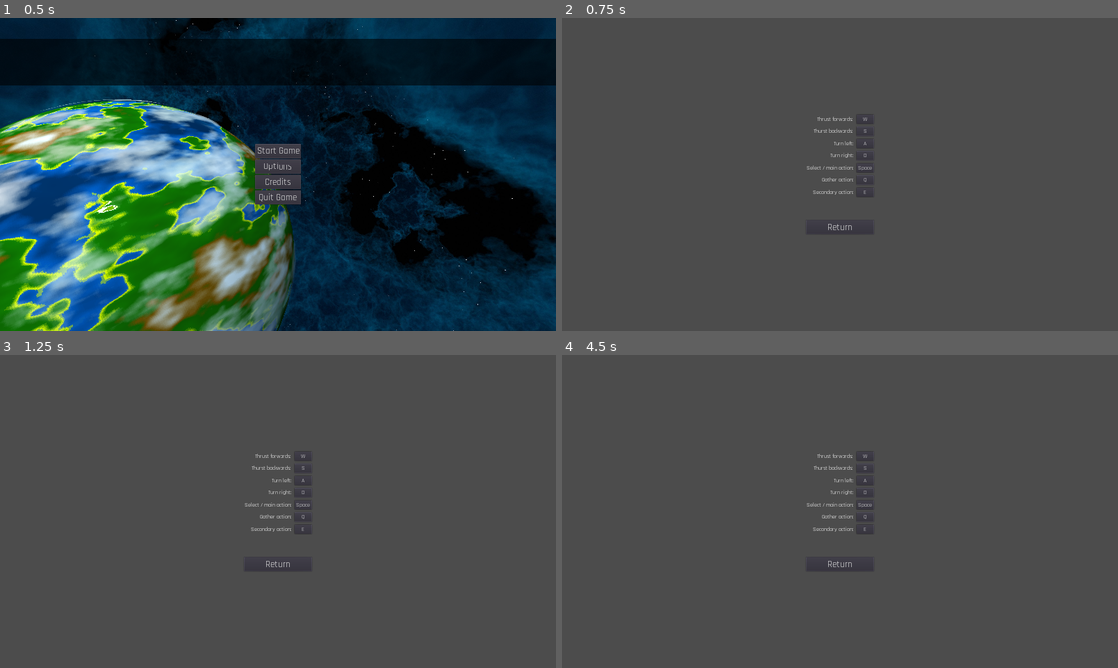
Above: before the commit, frames 1-4 (two rows, left to right).
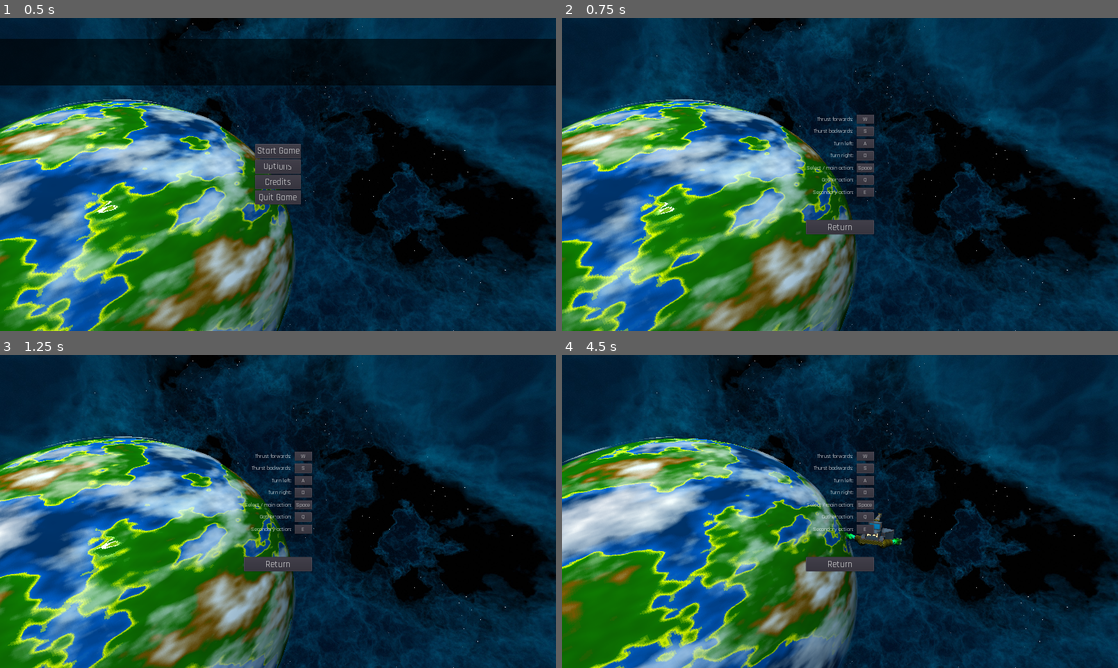
Above: after the commit, the same moments.

Repository: JestemStefan/GodotWildJam34-Towtreck
Game: Godot game, scene res://Menu/MainMenu.tscn
Same seed, same stepped clock (60 frames per second), same inputs: the game is played once before the commit and once after it. Sound files missing from this copy of the repository are replaced by a short silence.
Inputs (mouse positions are in pixels of both pictures, inside the frame that each line leads up to):
- Up to frame 1 (0.5 s): no input
- Up to frame 2 (0.75 s): click "Options" at 0.5 s
- Up to frame 3 (1.25 s): no input
- Up to frame 4 (4.5 s): tap Enter at 1.25 s; move the mouse to (962, 495) at 1.27 s; hold D (turn_right) 1.28-2.03 s; tap Space (select) at 1.35, 3.6 s; click (962, 495) at 1.42 s; move the mouse to (728, 527) at 2.02 s; hold S (thrust_backwards) 2.03-2.78 s; tap E (special) at 2.1 s; move the mouse to (895, 442) at 2.77 s; hold D (turn_right) 2.78-3.53 s; hold Q (succ) 2.78-3.53 s; move the mouse to (812, 574) at 3.52 s; hold S (thrust_backwards) 3.53-4.28 s; click (812, 574) at 3.67 s; move the mouse to (1006, 558) at 4.27 s; hold A (turn_left) from 4.28 s (still down); hold E (special) from 4.28 s (still down)

Frame 1 is identical in both runs. In frame 2, 98% of the frame differs, in the area x 0-100%, y 0-100%; in frame 3, 98%; in frame 4, 98%.

Commit message:
Added background for Credits and options

Diff:
--- a/Menu/Credits/Credits.tscn
+++ b/Menu/Credits/Credits.tscn
@@ -1,13 +1,75 @@
-[gd_scene load_steps=6 format=2]
+[gd_scene load_steps=32 format=2]
 
 [ext_resource path="res://Menu/Credits/Credits.gd" type="Script" id=1]
 [ext_resource path="res://UI/Rajdhani-Regular.ttf" type="DynamicFontData" id=2]
 [ext_resource path="res://UI/UILabelFontNormal.tres" type="DynamicFont" id=3]
 [ext_resource path="res://UI/UILabelFontHeader.tres" type="DynamicFont" id=4]
+[ext_resource path="res://art/TruckShip/TruckShip.obj" type="ArrayMesh" id=5]
+[ext_resource path="res://art/TruckShip/TruckShip_Crane.obj" type="ArrayMesh" id=6]
+[ext_resource path="res://art/TruckShip/TruckShip_Engine.obj" type="ArrayMesh" id=7]
+[ext_resource path="res://art/TruckShip/TruckShipTexture_Emission.jpg" type="Texture" id=8]
+[ext_resource path="res://art/Background/gwj34_background.jpg" type="Texture" id=9]
+[ext_resource path="res://art/TruckShip/TruckShip_Engine_Material.material" type="Material" id=10]
+[ext_resource path="res://art/Particles/EngineSmokeParticle.tres" type="Material" id=11]
+[ext_resource path="res://art/TruckShip/TruckShipTexture_Roughness.jpg" type="Texture" id=12]
+[ext_resource path="res://art/TruckShip/TruckShipTexture_Normal.jpg" type="Texture" id=13]
+[ext_resource path="res://art/TruckShip/TruckShip_Crane_Albedo.jpg" type="Texture" id=14]
+[ext_resource path="res://art/TruckShip/TruckShipTexture_Albedo.jpg" type="Texture" id=15]
+[ext_resource path="res://art/planet/PlanetMaterial.tres" type="Material" id=16]
+[ext_resource path="res://art/GodotHead/GodotHeadTexture_albedo.jpg" type="Texture" id=17]
+[ext_resource path="res://art/planet/CloudMaterial.tres" type="Material" id=18]
+[ext_resource path="res://art/GodotHead/GodotHead_3D.obj" type="ArrayMesh" id=19]
+[ext_resource path="res://src/MenuScene/Planet_Spinning.gd" type="Script" id=20]
 
 [sub_resource type="DynamicFont" id=1]
 size = 64
 font_data = ExtResource( 2 )
+
+[sub_resource type="PanoramaSky" id=2]
+panorama = ExtResource( 9 )
+
+[sub_resource type="Environment" id=3]
+background_mode = 2
+background_sky = SubResource( 2 )
+
+[sub_resource type="SphereMesh" id=4]
+
+[sub_resource type="SphereMesh" id=5]
+material = ExtResource( 18 )
+radius = 1.01
+height = 2.02
+
+[sub_resource type="SpatialMaterial" id=6]
+albedo_texture = ExtResource( 17 )
+
+[sub_resource type="SpatialMaterial" id=7]
+albedo_texture = ExtResource( 15 )
+roughness_texture = ExtResource( 12 )
+emission_enabled = true
+emission = Color( 1, 1, 1, 1 )
+emission_energy = 1.0
+emission_operator = 1
+emission_on_uv2 = false
+emission_texture = ExtResource( 8 )
+normal_enabled = true
+normal_scale = 1.0
+normal_texture = ExtResource( 13 )
+
+[sub_resource type="SpatialMaterial" id=8]
+albedo_texture = ExtResource( 14 )
+
+[sub_resource type="SphereMesh" id=9]
+radius = 0.5
+height = 1.0
+radial_segments = 8
+rings = 4
+
+[sub_resource type="Curve" id=10]
+_data = [ Vector2( 0, 0.425 ), 0.0, 0.0, 0, 0, Vector2( 0.318801, 0.579545 ), 0.0, 0.0, 0, 0, Vector2( 1, 0 ), 0.0521306, 0.0, 0, 0 ]
+
+[sub_resource type="Gradient" id=11]
+offsets = PoolRealArray( 0, 0.162791, 0.311047, 1 )
+colors = PoolColorArray( 0, 0.929688, 1, 1, 0, 1, 0.273438, 1, 0.00250244, 0.320313, 0, 1, 1, 1, 1, 1 )
 
 [node name="Credits" type="Control"]
 anchor_right = 1.0
@@ -157,4 +219,156 @@
 custom_fonts/font = ExtResource( 4 )
 text = "Return"
 
+[node name="Spatial" type="Spatial" parent="."]
+
+[node name="Camera" type="Camera" parent="Spatial"]
+transform = Transform( 1, 0, 0, 0, 1, 0, 0, 0, 1, 0, 0, 9.91688 )
+
+[node name="WorldEnvironment" type="WorldEnvironment" parent="Spatial"]
+environment = SubResource( 3 )
+
+[node name="DirectionalLight" type="DirectionalLight" parent="Spatial"]
+transform = Transform( 1, 0, 0, 0, 0.760372, 0.649488, 0, -0.649488, 0.760372, 0, 6.34604, 0 )
+
+[node name="Planet2" type="Spatial" parent="Spatial"]
+transform = Transform( 0.918446, -0.395546, 0, 0.395546, 0.918446, 0, 0, 0, 1, -13.3003, -8.09633, -13.5071 )
+script = ExtResource( 20 )
+
+[node name="Planet" type="MeshInstance" parent="Spatial/Planet2"]
+transform = Transform( 15, 0, 0, 0, 15, 0, 0, 0, 15, 0, 0, 0 )
+mesh = SubResource( 4 )
+material/0 = ExtResource( 16 )
+
+[node name="Clouds" type="MeshInstance" parent="Spatial/Planet2"]
+transform = Transform( 15, 0, 0, 0, 15, 0, 0, 0, 15, 0, 0, 0 )
+mesh = SubResource( 5 )
+material/0 = null
+
+[node name="Axis" type="Spatial" parent="Spatial/Planet2"]
+transform = Transform( -4.37114e-08, 0, 1, 0, 1, 0, -1, 0, -4.37114e-08, 0, 0, 0 )
+
+[node name="GodotHead" type="MeshInstance" parent="Spatial/Planet2/Axis"]
+transform = Transform( 1, 4.16373e-08, 3.57628e-07, -1.99638e-09, 1, -7.45058e-09, 0, -1.30653e-07, 1, 5.71994, 2.68442, -22.2241 )
+mesh = ExtResource( 19 )
+material/0 = SubResource( 6 )
+
+[node name="Car" type="Spatial" parent="Spatial/Planet2/Axis"]
+transform = Transform( -0.419996, 0.249888, 0.872445, 0.467498, 0.883551, -0.0280145, -0.777849, 0.3961, -0.487909, 32.8427, -6.43978, -4.49555 )
+
+[node name="ShipMesh" type="Spatial" parent="Spatial/Planet2/Axis/Car"]
+
+[node name="MainBody" type="MeshInstance" parent="Spatial/Planet2/Axis/Car/ShipMesh"]
+transform = Transform( 3, 0, 0, 0, 3, 0, 0, 0, 3, 0, 0, 0 )
+mesh = ExtResource( 5 )
+material/0 = SubResource( 7 )
+
+[node name="Crane" type="MeshInstance" parent="Spatial/Planet2/Axis/Car/ShipMesh"]
+transform = Transform( 3, 0, 0, 0, 3, 0, 0, 0, 3, 0, 2.76861, 2.77199 )
+mesh = ExtResource( 6 )
+material/0 = SubResource( 8 )
+
+[node name="Engines" type="Spatial" parent="Spatial/Planet2/Axis/Car/ShipMesh"]
+
+[node name="Engine_Back1" type="MeshInstance" parent="Spatial/Planet2/Axis/Car/ShipMesh/Engines"]
+transform = Transform( 3, 0, 0, 0, 3, 0, 0, 0, 3, -2.49213, 0.450202, 4.04845 )
+mesh = ExtResource( 7 )
+material/0 = ExtResource( 10 )
+
+[node name="EngineSmoke" type="CPUParticles" parent="Spatial/Planet2/Axis/Car/ShipMesh/Engines/Engine_Back1"]
+transform = Transform( 1, 0, 0, 0, 1, 0, 0, 0, 1, 0, 0, 0.746829 )
+material_override = ExtResource( 11 )
+amount = 128
+lifetime = 0.5
+explosiveness = 0.2
+randomness = 0.02
+local_coords = false
+mesh = SubResource( 9 )
+direction = Vector3( 0, 0, 1 )
+spread = 5.0
+gravity = Vector3( 0, 0, 0 )
+initial_velocity = 10.0
+damping = 50.0
+scale_amount = 2.0
+scale_amount_random = 1.0
+scale_amount_curve = SubResource( 10 )
+color_ramp = SubResource( 11 )
+
+[node name="Engine_Back2" type="MeshInstance" parent="Spatial/Planet2/Axis/Car/ShipMesh/Engines"]
+transform = Transform( 3, 0, 0, 0, 3, 0, 0, 0, 3, 2.492, 0.45, 4.048 )
+mesh = ExtResource( 7 )
+material/0 = ExtResource( 10 )
+
+[node name="EngineSmoke2" type="CPUParticles" parent="Spatial/Planet2/Axis/Car/ShipMesh/Engines/Engine_Back2"]
+transform = Transform( 1, 0, 0, 0, 1, 0, 0, 0, 1, 0, 0, 0.746829 )
+material_override = ExtResource( 11 )
+amount = 128
+lifetime = 0.5
+explosiveness = 0.1
+local_coords = false
+mesh = SubResource( 9 )
+direction = Vector3( 0, 0, 1 )
+spread = 5.0
+gravity = Vector3( 0, 0, 0 )
+initial_velocity = 10.0
+damping = 50.0
+scale_amount = 2.0
+scale_amount_random = 1.0
+scale_amount_curve = SubResource( 10 )
+color_ramp = SubResource( 11 )
+__meta__ = {
+"_editor_description_": ""
+}
+
+[node name="Engine_Front1" type="MeshInstance" parent="Spatial/Planet2/Axis/Car/ShipMesh/Engines"]
+transform = Transform( 2.45746, 0, -1.72073, 0, 3, 0, 1.72073, 0, 2.45746, -2, 0.00973618, -4 )
+mesh = ExtResource( 7 )
+material/0 = ExtResource( 10 )
+
+[node name="EngineSmoke3" type="CPUParticles" parent="Spatial/Planet2/Axis/Car/ShipMesh/Engines/Engine_Front1"]
+transform = Transform( 1, 0, 0, 0, 1, 0, 0, 0, 1, 0, 0, 0.746829 )
+material_override = ExtResource( 11 )
+amount = 128
+lifetime = 0.5
+explosiveness = 0.1
+local_coords = false
+mesh = SubResource( 9 )
+direction = Vector3( 0, 0, 1 )
+spread = 5.0
+gravity = Vector3( 0, 0, 0 )
+initial_velocity = 10.0
+damping = 50.0
+scale_amount = 2.0
+scale_amount_random = 1.0
+scale_amount_curve = SubResource( 10 )
+color_ramp = SubResource( 11 )
+__meta__ = {
+"_editor_description_": ""
+}
+
+[node name="Engine_Front2" type="MeshInstance" parent="Spatial/Planet2/Axis/Car/ShipMesh/Engines"]
+transform = Transform( 2.45746, 0, 1.72073, 0, 3, 0, -1.72073, 0, 2.45746, 2, 0.00973618, -4 )
+mesh = ExtResource( 7 )
+material/0 = ExtResource( 10 )
+
+[node name="EngineSmoke4" type="CPUParticles" parent="Spatial/Planet2/Axis/Car/ShipMesh/Engines/Engine_Front2"]
+transform = Transform( 1, 0, 0, 0, 1, 0, 0, 0, 1, 0, 0, 0.746829 )
+material_override = ExtResource( 11 )
+amount = 128
+lifetime = 0.5
+explosiveness = 0.1
+local_coords = false
+mesh = SubResource( 9 )
+direction = Vector3( 0, 0, 1 )
+spread = 5.0
+gravity = Vector3( 0, 0, 0 )
+initial_velocity = 10.0
+damping = 50.0
+scale_amount = 2.0
+scale_amount_random = 1.0
+scale_amount_curve = SubResource( 10 )
+color_ramp = SubResource( 11 )
+__meta__ = {
+"_editor_description_": ""
+}
+
 [connection signal="pressed" from="CenterContainer/VBoxContainer/ReturnButton" to="." method="_onReturnButtonPressed"]
--- a/Menu/Options/Options.tscn
+++ b/Menu/Options/Options.tscn
@@ -1,10 +1,72 @@
-[gd_scene load_steps=6 format=2]
+[gd_scene load_steps=32 format=2]
 
 [ext_resource path="res://Menu/Options/VolumeSlider.tscn" type="PackedScene" id=1]
 [ext_resource path="res://Menu/Options/RebindableAction.tscn" type="PackedScene" id=2]
 [ext_resource path="res://Menu/Options/ReturnButton.gd" type="Script" id=3]
 [ext_resource path="res://UI/UILabelFontNormal.tres" type="DynamicFont" id=4]
 [ext_resource path="res://UI/UILabelFontHeader.tres" type="DynamicFont" id=5]
+[ext_resource path="res://art/TruckShip/TruckShip.obj" type="ArrayMesh" id=6]
+[ext_resource path="res://art/TruckShip/TruckShip_Crane.obj" type="ArrayMesh" id=7]
+[ext_resource path="res://art/TruckShip/TruckShip_Engine.obj" type="ArrayMesh" id=8]
+[ext_resource path="res://art/TruckShip/TruckShipTexture_Emission.jpg" type="Texture" id=9]
+[ext_resource path="res://art/Background/gwj34_background.jpg" type="Texture" id=10]
+[ext_resource path="res://art/TruckShip/TruckShip_Engine_Material.material" type="Material" id=11]
+[ext_resource path="res://art/Particles/EngineSmokeParticle.tres" type="Material" id=12]
+[ext_resource path="res://art/TruckShip/TruckShipTexture_Roughness.jpg" type="Texture" id=13]
+[ext_resource path="res://art/TruckShip/TruckShipTexture_Normal.jpg" type="Texture" id=14]
+[ext_resource path="res://art/TruckShip/TruckShip_Crane_Albedo.jpg" type="Texture" id=15]
+[ext_resource path="res://art/TruckShip/TruckShipTexture_Albedo.jpg" type="Texture" id=16]
+[ext_resource path="res://art/planet/PlanetMaterial.tres" type="Material" id=17]
+[ext_resource path="res://art/GodotHead/GodotHeadTexture_albedo.jpg" type="Texture" id=18]
+[ext_resource path="res://art/planet/CloudMaterial.tres" type="Material" id=19]
+[ext_resource path="res://art/GodotHead/GodotHead_3D.obj" type="ArrayMesh" id=20]
+[ext_resource path="res://src/MenuScene/Planet_Spinning.gd" type="Script" id=21]
+
+[sub_resource type="PanoramaSky" id=1]
+panorama = ExtResource( 10 )
+
+[sub_resource type="Environment" id=2]
+background_mode = 2
+background_sky = SubResource( 1 )
+
+[sub_resource type="SphereMesh" id=3]
+
+[sub_resource type="SphereMesh" id=4]
+material = ExtResource( 19 )
+radius = 1.01
+height = 2.02
+
+[sub_resource type="SpatialMaterial" id=5]
+albedo_texture = ExtResource( 18 )
+
+[sub_resource type="SpatialMaterial" id=6]
+albedo_texture = ExtResource( 16 )
+roughness_texture = ExtResource( 13 )
+emission_enabled = true
+emission = Color( 1, 1, 1, 1 )
+emission_energy = 1.0
+emission_operator = 1
+emission_on_uv2 = false
+emission_texture = ExtResource( 9 )
+normal_enabled = true
+normal_scale = 1.0
+normal_texture = ExtResource( 14 )
+
+[sub_resource type="SpatialMaterial" id=7]
+albedo_texture = ExtResource( 15 )
+
+[sub_resource type="SphereMesh" id=8]
+radius = 0.5
+height = 1.0
+radial_segments = 8
+rings = 4
+
+[sub_resource type="Curve" id=9]
+_data = [ Vector2( 0, 0.425 ), 0.0, 0.0, 0, 0, Vector2( 0.318801, 0.579545 ), 0.0, 0.0, 0, 0, Vector2( 1, 0 ), 0.0521306, 0.0, 0, 0 ]
+
+[sub_resource type="Gradient" id=10]
+offsets = PoolRealArray( 0, 0.162791, 0.311047, 1 )
+colors = PoolColorArray( 0, 0.929688, 1, 1, 0, 1, 0.273438, 1, 0.00250244, 0.320313, 0, 1, 1, 1, 1, 1 )
 
 [node name="MarginContainer" type="CenterContainer"]
 anchor_right = 1.0
@@ -15,10 +77,10 @@
 }
 
 [node name="HotkeysContainer" type="VBoxContainer" parent="."]
-margin_left = 522.0
-margin_top = 154.0
-margin_right = 758.0
-margin_bottom = 566.0
+margin_left = 842.0
+margin_top = 334.0
+margin_right = 1078.0
+margin_bottom = 746.0
 custom_constants/separation = 80
 
 [node name="VolumeContainer" type="VBoxContainer" parent="HotkeysContainer"]
@@ -179,6 +241,158 @@
 text = "Return"
 script = ExtResource( 3 )
 
+[node name="Spatial" type="Spatial" parent="."]
+
+[node name="Camera" type="Camera" parent="Spatial"]
+transform = Transform( 1, 0, 0, 0, 1, 0, 0, 0, 1, 0, 0, 9.91688 )
+
+[node name="WorldEnvironment" type="WorldEnvironment" parent="Spatial"]
+environment = SubResource( 2 )
+
+[node name="DirectionalLight" type="DirectionalLight" parent="Spatial"]
+transform = Transform( 1, 0, 0, 0, 0.760372, 0.649488, 0, -0.649488, 0.760372, 0, 6.34604, 0 )
+
+[node name="Planet2" type="Spatial" parent="Spatial"]
+transform = Transform( 0.918446, -0.395546, 0, 0.395546, 0.918446, 0, 0, 0, 1, -13.3003, -8.09633, -13.5071 )
+script = ExtResource( 21 )
+
+[node name="Planet" type="MeshInstance" parent="Spatial/Planet2"]
+transform = Transform( 15, 0, 0, 0, 15, 0, 0, 0, 15, 0, 0, 0 )
+mesh = SubResource( 3 )
+material/0 = ExtResource( 17 )
+
+[node name="Clouds" type="MeshInstance" parent="Spatial/Planet2"]
+transform = Transform( 15, 0, 0, 0, 15, 0, 0, 0, 15, 0, 0, 0 )
+mesh = SubResource( 4 )
+material/0 = null
+
+[node name="Axis" type="Spatial" parent="Spatial/Planet2"]
+transform = Transform( -4.37114e-08, 0, 1, 0, 1, 0, -1, 0, -4.37114e-08, 0, 0, 0 )
+
+[node name="GodotHead" type="MeshInstance" parent="Spatial/Planet2/Axis"]
+transform = Transform( 1, 4.16373e-08, 3.57628e-07, -1.99638e-09, 1, -7.45058e-09, 0, -1.30653e-07, 1, 5.71994, 2.68442, -22.2241 )
+mesh = ExtResource( 20 )
+material/0 = SubResource( 5 )
+
+[node name="Car" type="Spatial" parent="Spatial/Planet2/Axis"]
+transform = Transform( -0.419996, 0.249888, 0.872445, 0.467498, 0.883551, -0.0280145, -0.777849, 0.3961, -0.487909, 32.8427, -6.43978, -4.49555 )
+
+[node name="ShipMesh" type="Spatial" parent="Spatial/Planet2/Axis/Car"]
+
+[node name="MainBody" type="MeshInstance" parent="Spatial/Planet2/Axis/Car/ShipMesh"]
+transform = Transform( 3, 0, 0, 0, 3, 0, 0, 0, 3, 0, 0, 0 )
+mesh = ExtResource( 6 )
+material/0 = SubResource( 6 )
+
+[node name="Crane" type="MeshInstance" parent="Spatial/Planet2/Axis/Car/ShipMesh"]
+transform = Transform( 3, 0, 0, 0, 3, 0, 0, 0, 3, 0, 2.76861, 2.77199 )
+mesh = ExtResource( 7 )
+material/0 = SubResource( 7 )
+
+[node name="Engines" type="Spatial" parent="Spatial/Planet2/Axis/Car/ShipMesh"]
+
+[node name="Engine_Back1" type="MeshInstance" parent="Spatial/Planet2/Axis/Car/ShipMesh/Engines"]
+transform = Transform( 3, 0, 0, 0, 3, 0, 0, 0, 3, -2.49213, 0.450202, 4.04845 )
+mesh = ExtResource( 8 )
+material/0 = ExtResource( 11 )
+
+[node name="EngineSmoke" type="CPUParticles" parent="Spatial/Planet2/Axis/Car/ShipMesh/Engines/Engine_Back1"]
+transform = Transform( 1, 0, 0, 0, 1, 0, 0, 0, 1, 0, 0, 0.746829 )
+material_override = ExtResource( 12 )
+amount = 128
+lifetime = 0.5
+explosiveness = 0.2
+randomness = 0.02
+local_coords = false
+mesh = SubResource( 8 )
+direction = Vector3( 0, 0, 1 )
+spread = 5.0
+gravity = Vector3( 0, 0, 0 )
+initial_velocity = 10.0
+damping = 50.0
+scale_amount = 2.0
+scale_amount_random = 1.0
+scale_amount_curve = SubResource( 9 )
+color_ramp = SubResource( 10 )
+
+[node name="Engine_Back2" type="MeshInstance" parent="Spatial/Planet2/Axis/Car/ShipMesh/Engines"]
+transform = Transform( 3, 0, 0, 0, 3, 0, 0, 0, 3, 2.492, 0.45, 4.048 )
+mesh = ExtResource( 8 )
+material/0 = ExtResource( 11 )
+
+[node name="EngineSmoke2" type="CPUParticles" parent="Spatial/Planet2/Axis/Car/ShipMesh/Engines/Engine_Back2"]
+transform = Transform( 1, 0, 0, 0, 1, 0, 0, 0, 1, 0, 0, 0.746829 )
+material_override = ExtResource( 12 )
+amount = 128
+lifetime = 0.5
+explosiveness = 0.1
+local_coords = false
+mesh = SubResource( 8 )
+direction = Vector3( 0, 0, 1 )
+spread = 5.0
+gravity = Vector3( 0, 0, 0 )
+initial_velocity = 10.0
+damping = 50.0
+scale_amount = 2.0
+scale_amount_random = 1.0
+scale_amount_curve = SubResource( 9 )
+color_ramp = SubResource( 10 )
+__meta__ = {
+"_editor_description_": ""
+}
+
+[node name="Engine_Front1" type="MeshInstance" parent="Spatial/Planet2/Axis/Car/ShipMesh/Engines"]
+transform = Transform( 2.45746, 0, -1.72073, 0, 3, 0, 1.72073, 0, 2.45746, -2, 0.00973618, -4 )
+mesh = ExtResource( 8 )
+material/0 = ExtResource( 11 )
+
+[node name="EngineSmoke3" type="CPUParticles" parent="Spatial/Planet2/Axis/Car/ShipMesh/Engines/Engine_Front1"]
+transform = Transform( 1, 0, 0, 0, 1, 0, 0, 0, 1, 0, 0, 0.746829 )
+material_override = ExtResource( 12 )
+amount = 128
+lifetime = 0.5
+explosiveness = 0.1
+local_coords = false
+mesh = SubResource( 8 )
+direction = Vector3( 0, 0, 1 )
+spread = 5.0
+gravity = Vector3( 0, 0, 0 )
+initial_velocity = 10.0
+damping = 50.0
+scale_amount = 2.0
+scale_amount_random = 1.0
+scale_amount_curve = SubResource( 9 )
+color_ramp = SubResource( 10 )
+__meta__ = {
+"_editor_description_": ""
+}
+
+[node name="Engine_Front2" type="MeshInstance" parent="Spatial/Planet2/Axis/Car/ShipMesh/Engines"]
+transform = Transform( 2.45746, 0, 1.72073, 0, 3, 0, -1.72073, 0, 2.45746, 2, 0.00973618, -4 )
+mesh = ExtResource( 8 )
+material/0 = ExtResource( 11 )
+
+[node name="EngineSmoke4" type="CPUParticles" parent="Spatial/Planet2/Axis/Car/ShipMesh/Engines/Engine_Front2"]
+transform = Transform( 1, 0, 0, 0, 1, 0, 0, 0, 1, 0, 0, 0.746829 )
+material_override = ExtResource( 12 )
+amount = 128
+lifetime = 0.5
+explosiveness = 0.1
+local_coords = false
+mesh = SubResource( 8 )
+direction = Vector3( 0, 0, 1 )
+spread = 5.0
+gravity = Vector3( 0, 0, 0 )
+initial_velocity = 10.0
+damping = 50.0
+scale_amount = 2.0
+scale_amount_random = 1.0
+scale_amount_curve = SubResource( 9 )
+color_ramp = SubResource( 10 )
+__meta__ = {
+"_editor_description_": ""
+}
+
 [connection signal="pressed" from="HotkeysContainer/ReturnButton" to="HotkeysContainer/ReturnButton" method="_onPressed"]
 
 [editable path="HotkeysContainer/GridContainer/RebindableAction5"]
Not shown: 16 places in Menu/MainMenu.tscn that only renumber resources
